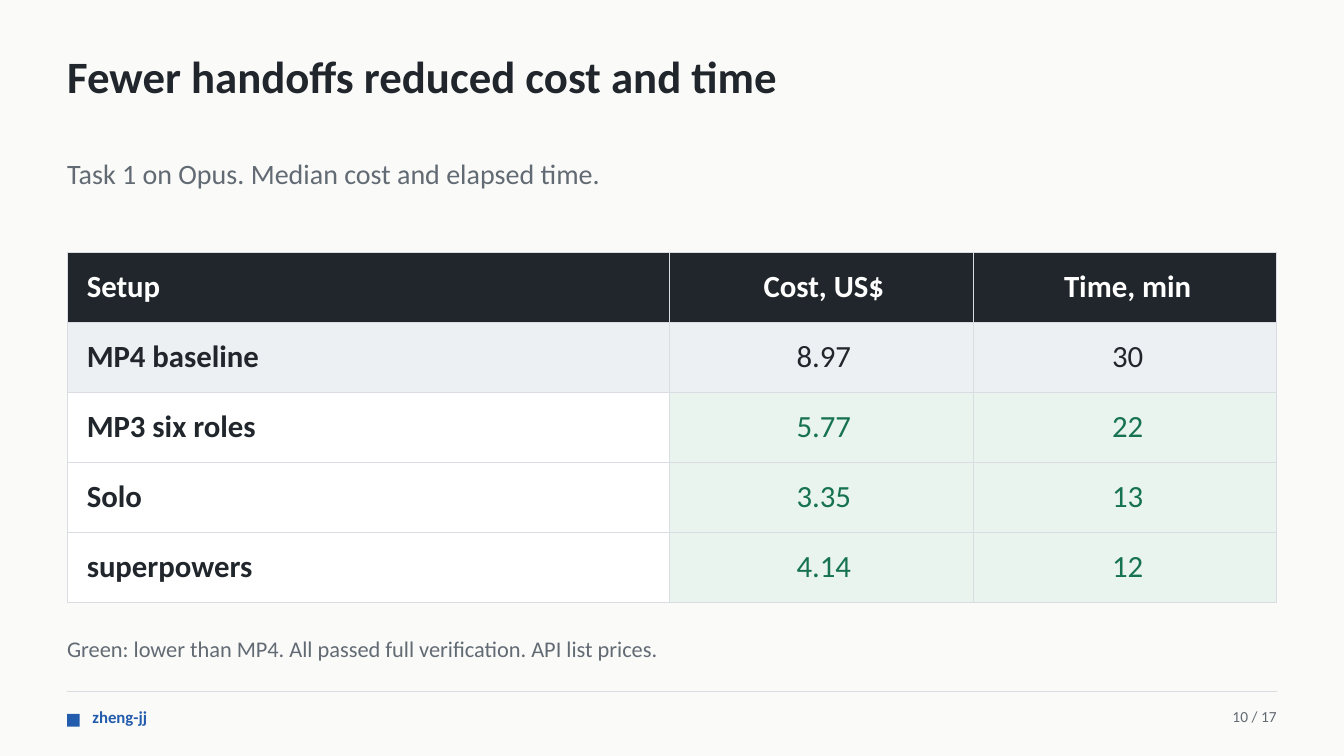
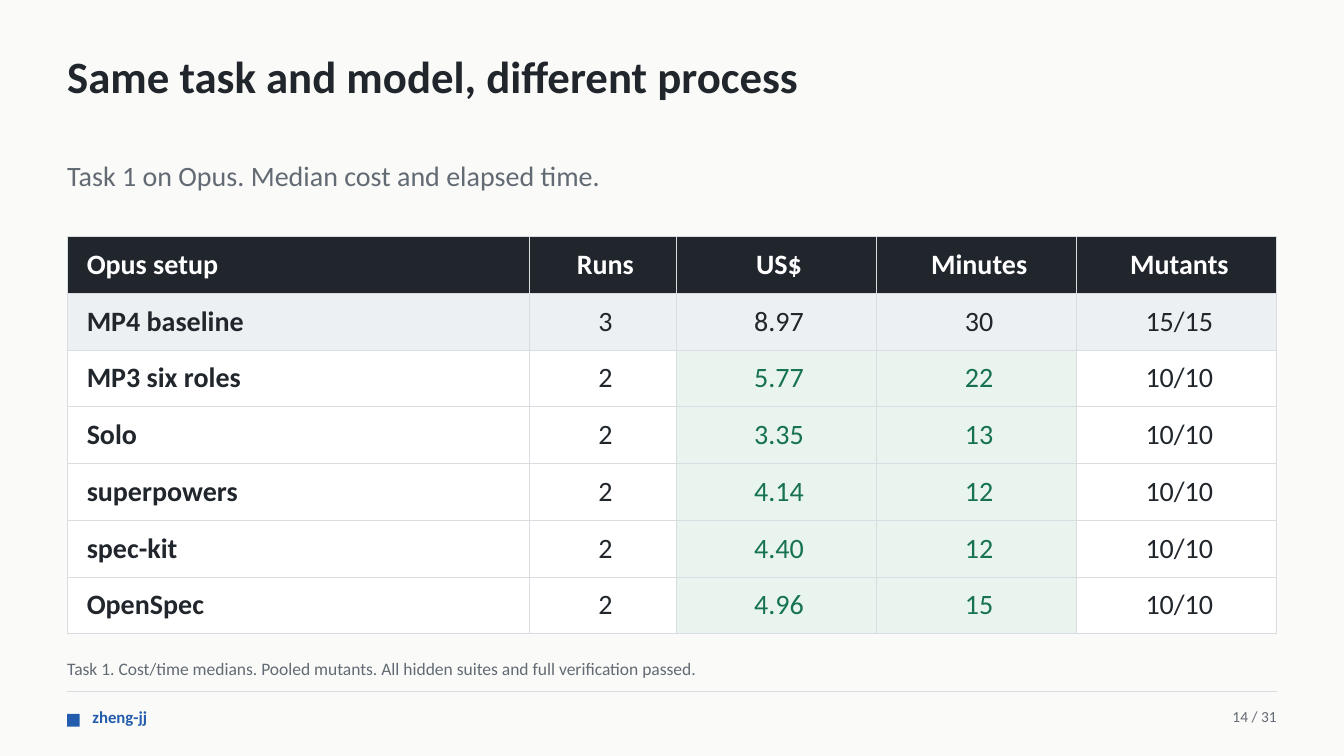
Before and after one commit to CS3227-2610-MP4-Relay/CS3227-2610-MP4, a slide deck: slide 14 of presentations/Relay-MP4.pptx (slide 10 before the commit). Drawn at 1344x756 pixels with LibreOffice and Linux fonts; fonts in the diff are those of the drawing. Boxes give left, top, right and bottom in pixels: in the first picture for what was removed or moved away, otherwise in the second. Text is boxed around its words. In the diff, an @@ line names an element or a change of style, - is before the commit and + after.

```diff
--- a/presentations/Relay-MP4.pptx
+++ b/presentations/Relay-MP4.pptx
@@ text at box(67, 61, 798, 100): text changed @@
-Fewer handoffs reduced cost and time
+Same task and model, different process
@@ table at box(68, 237, 1278, 629) @@
-Setup | Cost, US$ | Time, min
-MP4 baseline | 8.97 | 30
-MP3 six roles | 5.77 | 22
-Solo | 3.35 | 13
-superpowers | 4.14 | 12
+Opus setup | Runs | US$ | Minutes | Mutants
+MP4 baseline | 3 | 8.97 | 30 | 15/15
+MP3 six roles | 2 | 5.77 | 22 | 10/10
+Solo | 2 | 3.35 | 13 | 10/10
+superpowers | 2 | 4.14 | 12 | 10/10
+spec-kit | 2 | 4.40 | 12 | 10/10
+OpenSpec | 2 | 4.96 | 15 | 10/10
@@ table: place and size @@
-table at box(68, 252, 1276, 602)
+table at box(68, 237, 1278, 629)
@@ text at box(67, 663, 695, 678): text changed; size 16 to 12.5 pt @@
-Green: lower than MP4. All passed full verification. API list prices.
+Task 1. Cost/time medians. Pooled mutants. All hidden suites and full verification passed.
@@ text at box(1232, 712, 1277, 722): text changed @@
-10 / 17
+14 / 31
```
Also in this commit, not shown: 11 other slides changed, 22 slides added, 5 slides removed, 3 other files.
